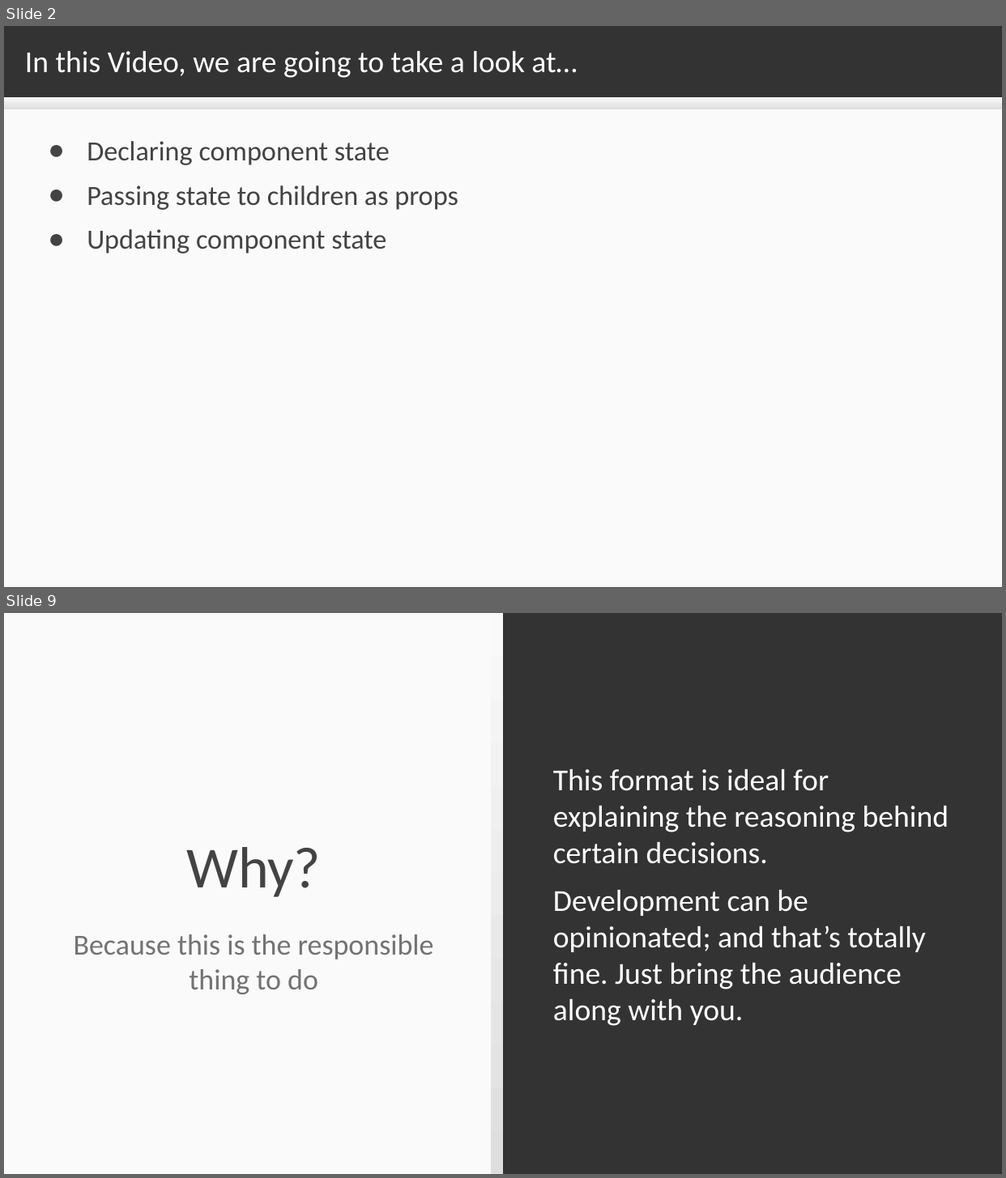
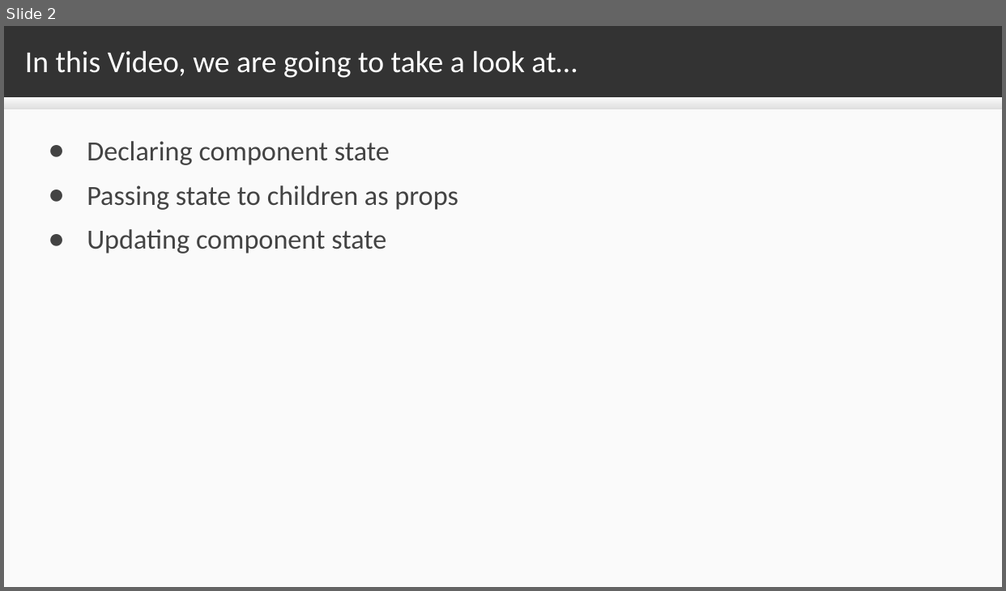
Before and after one commit to sslotsky/next-scripts, a slide deck: video-2.2/2.2.odp. Shown one above the other, each under a label of ours: slides 2 and 9 before the commit, slide 2 after it; the slides between them are not shown. The pictures are 1006x1178 and 1006x591 pixels, drawn with LibreOffice and Linux fonts; fonts in the diff are those of the drawing. Boxes give left, top, right and bottom in pixels: in the first picture for what was removed or moved away, otherwise in the second. Text is boxed around its words. In the diff, an @@ line names an element or a change of style, - is before the commit and + after.

```diff
--- a/video-2.2/2.2.odp
+++ b/video-2.2/2.2.odp
@@ slide 9 removed at [4, 613, 1002, 1174], background #333333 @@
@@ rectangle removed at [4, 613, 503, 1174] @@
@@ rectangle removed at [492, 613, 503, 1174] @@
@@ text removed at [553, 769, 948, 1026] @@
-This format is ideal for explaining the reasoning behind certain decisions.
-Development can be opinionated; and that’s totally fine. Just bring the audience along with you.
@@ title removed at [186, 847, 321, 897] @@
-Why?
@@ subtitle removed at [74, 935, 434, 995] @@
-Because this is the responsible thing to do
```
Also in this commit, not shown: 1 slide changed, 6 other slides removed, 10 other files.
